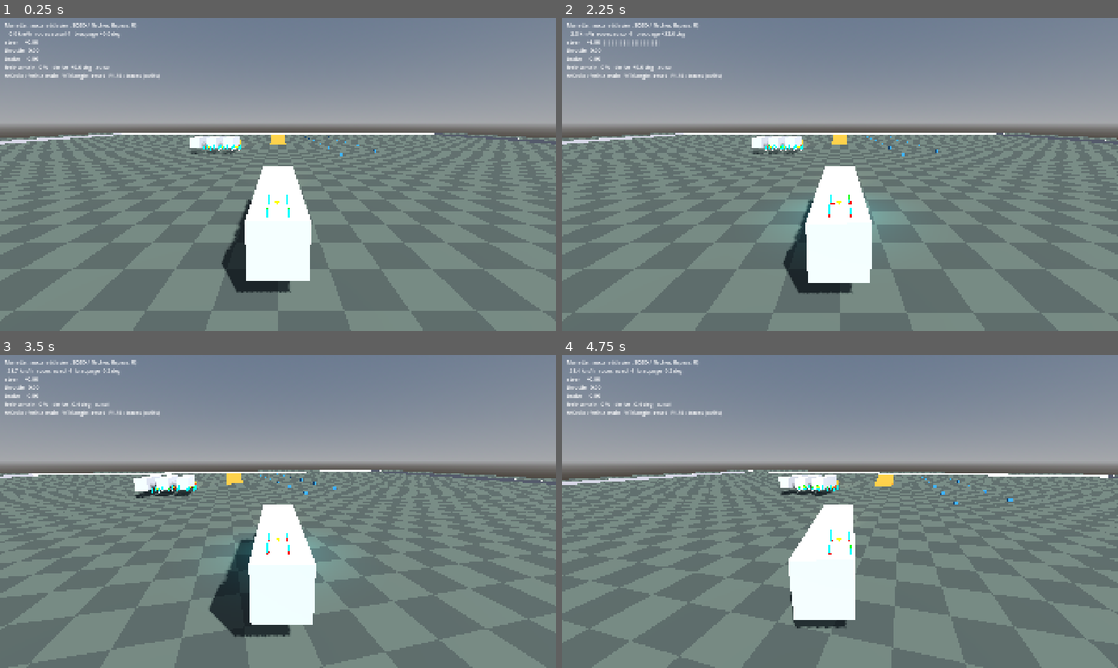
Above: before the commit, frames 1-4 (two rows, left to right).
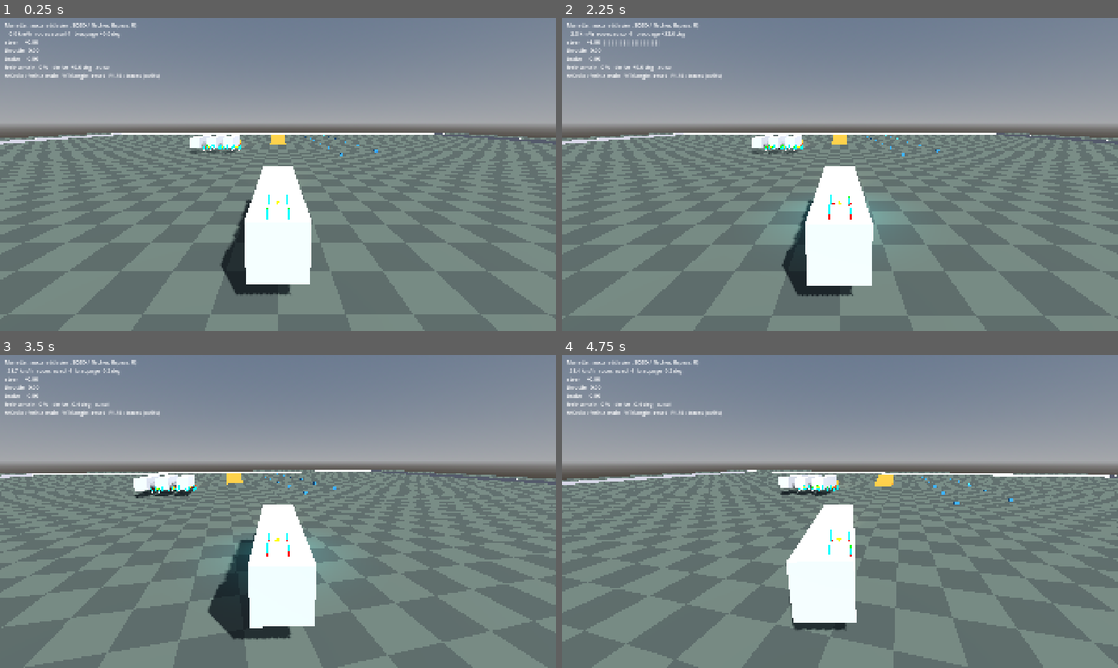
Above: after the commit, the same moments.

Repository: Shoz567/course-camions
Game: Godot game, scene res://dev/drive_sandbox.tscn
Same seed, same stepped clock (60 frames per second), same inputs: the game is played once before the commit and once after it. This scene is started directly instead of the project's main scene.
Inputs (mouse positions are in pixels of both pictures, inside the frame that each line leads up to):
- Up to frame 1 (0.25 s): no input
- Up to frame 2 (2.25 s): tap Enter (ui_accept) at 0.5, 0.77, 1.25, 2 s; move the mouse to (962, 158) at 0.52 s; hold D 0.53-1.25 s; tap Space at 0.6 s; click (962, 158) at 0.67 s; drag from (728, 190) to (812, 237) at 1.27 s; move the mouse to (895, 105) at 2.02 s; hold D from 2.03 s (still down); tap Shift at 2.1 s
- Up to frame 3 (3.5 s): release D at 2.75 s; drag from (250, 574) to (111, 464) at 2.77 s
- Up to frame 4 (4.75 s): move the mouse to (1006, 558) at 3.52 s; hold A 3.53-4.25 s; tap C at 3.6 s; tap Enter (ui_accept) at 3.77 s; drag from (673, 464) to (756, 433) at 4.27 s

The runs differ from the first frame. In frame 1, 4.8% of the frame differs, in the area x 0-100%, y 36-100%; in frame 2, 5.4%; in frame 3, 4.8%; in frame 4, 4.8%.

Commit message:
camera: empeche la camera de passer sous le sol en montee
Retour de l'utilisateur : dans la montee de Cyber City, la camera
traversait le sol. Deux causes, reproduites par camera_ground_test :
- le SpringArm3D ne verifiait le decor qu'au tick physique ; sur un ecran
  plus rapide que 60 Hz, la camera entrait dans le decor entre deux ticks
  (1,13 m a 240 Hz) ;
- le pivot, amorti en hauteur, trainait en montee rapide jusqu'a 0,43 m
  au-dessus du camion (11 m/s, 200cc sur la pente de 10 deg) : le bras
  partait du ras de la route.

Le bras lance sa sphere a chaque image (cast_motion) ; le pivot ne
descend plus sous focus_min_height (2,5 m) au-dessus du camion. Mesures :
camera a 0,59 m du mur a 240 Hz, pivot a 2,50 m.

Co-Authored-By: Claude Opus 5.5 <noreply@anthropic.com>
Claude-Session: https://claude.ai/code/session_01464bJtFfvEDsbYfkVf1tJ3

Diff:
--- a/game/gameplay/chase_camera.gd
+++ b/game/gameplay/chase_camera.gd
@@ -10,8 +10,15 @@
 ##   hauteur plus que le reste : le pompage de la suspension ne secoue pas
 ##   l'image. La camera ne roule ni ne tangue avec le camion.
 ## - Vise dans la direction de la vitesse en derapage, et legerement devant.
-## - Un SpringArm3D la raccourcit quand un mur s'interpose : elle ne passe jamais
-##   a travers la geometrie de la piste (couche 1 `world`).
+## - Le bras la raccourcit quand le decor s'interpose (sphere lancee du pivot
+##   vers la camera, couche 1 `world`) : elle ne passe jamais a travers la
+##   piste. Lance A CHAQUE IMAGE (2026-10-02) : un SpringArm3D ne verifie qu'au
+##   tick physique, et sur un ecran plus rapide que 60 Hz la camera entrait
+##   dans le decor entre deux ticks (1,1 m a 240 Hz, camera_ground_test).
+## - Le pivot, amorti en hauteur, ne descend jamais a moins de
+##   focus_min_height au-dessus du camion : en montee rapide (11 m/s en 200cc
+##   sur Cyber City), il trainait a 0,4 m du camion, au ras de la route, et le
+##   bras ne voyait plus le sol.
 ## - Champ de vision un peu plus large a haute vitesse.
 ## - Deux vues (toggle_view) : poursuite (3e personne) et cabine (1re personne,
 ##   oeil derriere le pare-brise, orientation legerement amortie).
@@ -23,6 +30,11 @@
 ## Recul depuis le tracteur : au-dela de la semi-remorque (arriere a 16,1 m).
 @export var distance: float = 28.0
 @export var focus_height: float = 4.8
+## Hauteur minimale du pivot au-dessus du camion, malgre l'amortissement.
+@export var focus_min_height: float = 2.5
+## Rayon de la sphere du bras et marge gardee devant le decor (m).
+@export var arm_radius: float = 0.3
+@export var arm_margin: float = 0.3
 ## Plongee de la camera (deg) : assez pour voir par-dessus l'aileron (5,6 m).
 @export var pitch_deg: float = 13.0
 ## Amortissements (1/s) : plus grand = plus raide.
@@ -50,7 +62,8 @@
 var view: View = View.CHASE
 var _cockpit_basis: Basis = Basis.IDENTITY
 
-var _arm: SpringArm3D
+var _arm: Node3D
+var _arm_query: PhysicsShapeQueryParameters3D
 var _camera: Camera3D
 var _focus: Vector3
 var _yaw: float = 0.0
@@ -65,18 +78,18 @@
 	# la camera se deplace dans _process : pas d'interpolation physique sur elle
 	physics_interpolation_mode = Node.PHYSICS_INTERPOLATION_MODE_OFF
 	top_level = true
-	_arm = SpringArm3D.new()
-	_arm.spring_length = distance
-	_arm.collision_mask = 1          # murs et chaussee ; jamais les camions
-	_arm.margin = 0.3
-	var sphere := SphereShape3D.new()
-	sphere.radius = 0.3
-	_arm.shape = sphere
+	_arm = Node3D.new()
 	_arm.rotation.x = -deg_to_rad(pitch_deg)
 	add_child(_arm)
+	var sphere := SphereShape3D.new()
+	sphere.radius = arm_radius
+	_arm_query = PhysicsShapeQueryParameters3D.new()
+	_arm_query.shape = sphere
+	_arm_query.collision_mask = 1    # murs et chaussee ; jamais les camions
 	_camera = Camera3D.new()
 	_camera.fov = fov_min
 	_camera.current = true
+	_camera.position = Vector3(0.0, 0.0, distance)
 	_arm.add_child(_camera)
 
 
@@ -97,7 +110,7 @@
 func set_view(v: View) -> void:
 	view = v
 	var chase := v == View.CHASE
-	_arm.spring_length = distance if chase else 0.0
+	_camera.position = Vector3(0.0, 0.0, distance if chase else 0.0)
 	_arm.rotation.x = -deg_to_rad(pitch_deg) if chase else 0.0
 	snap()
 
@@ -136,11 +149,25 @@
 		_focus.z = lerpf(_focus.z, focus.z, k)
 		_focus.y = lerpf(_focus.y, focus.y, kh)
 		_yaw = lerp_angle(_yaw, heading, 1.0 - exp(-yaw_damping * delta))
+	_focus.y = maxf(_focus.y, xf.origin.y + focus_min_height)
 
 	global_transform = Transform3D(Basis(Vector3.UP, _yaw), _focus)
+	_camera.position = Vector3(0.0, 0.0, _arm_length())
 	var speed_ratio := clampf(absf(forward_speed) * 3.6 / fov_speed_kmh, 0.0, 1.0)
 	var fov := lerpf(fov_min, fov_max, speed_ratio)
 	_camera.fov = lerpf(_camera.fov, fov, 1.0 - exp(-fov_damping * delta))
+
+
+## Longueur du bras a cette image : la sphere part du pivot vers la camera et
+## s'arrete au premier decor, moins arm_margin.
+func _arm_length() -> float:
+	var from := _arm.global_position
+	_arm_query.transform = Transform3D(Basis.IDENTITY, from)
+	_arm_query.motion = _arm.global_basis.z * distance
+	var hit := get_world_3d().direct_space_state.cast_motion(_arm_query)
+	if hit.is_empty():
+		return distance
+	return maxf(distance * hit[0] - arm_margin, 0.0)
 
 
 func _process_cockpit(xf: Transform3D, delta: float) -> void:
--- /dev/null
+++ b/game/tests/scenes/camera_ground_test.gd
@@ -0,0 +1,89 @@
+extends PhysicsTest
+
+## Camera de poursuite et decor (2026-10-02, « dans la montee de Cyber City la
+## camera peut passer a travers le sol »). Le camion est fige et deplace a la
+## main (rendu seulement : la camera ne touche pas a la physique), sans
+## interpolation physique.
+##   A. ecran plus rapide que la physique : 4 images par tick (240 Hz). Le
+##      camion recule de 0,5 m par image vers un mur haut ; la camera, derriere
+##      lui, s'en approche. Avant le 2026-10-02 le bras (SpringArm3D) ne
+##      verifiait le decor qu'au tick physique : entre deux ticks, la camera
+##      entrait dans le mur.
+##   B. montee rapide : le camion monte a 11 m/s (225 km/h sur la pente de 10
+##      deg de Cyber City). Le pivot suit la hauteur avec retard (anti-pompage) ;
+##      il ne doit jamais descendre a moins de 2,5 m au-dessus du camion, d'ou
+##      part le bras : un pivot au ras de la route ne voit plus le sol.
+## Criteres : A, la camera reste a plus de 0,2 m du mur a chaque image ;
+## B, pivot >= camion + 2,5 m a chaque image.
+
+const FRAMES_PER_TICK := 4
+const STEP_M := 0.5
+const WALL_Z := 30.0
+const CLIMB_MS := 11.0
+const MIN_FOCUS_ABOVE := 2.5
+
+var _a: Truck
+var _a_cam: ChaseCamera
+var _b: Truck
+var _b_cam: ChaseCamera
+var _a_worst := INF      # plus petite distance camera -> face du mur (m)
+var _b_worst := INF      # plus petite hauteur du pivot au-dessus du camion (m)
+
+
+func _test_setup() -> void:
+	duration_ticks = 150
+	add_floor(400.0)
+	_a = _frozen_truck(Vector3(0.0, 0.0, 0.0))
+	_a_cam = _camera_for(_a)
+	# mur haut derriere A (camera en +Z, le camion regarde -Z)
+	var wall := StaticBody3D.new()
+	wall.collision_layer = 1
+	var cs := CollisionShape3D.new()
+	var box := BoxShape3D.new()
+	box.size = Vector3(80.0, 60.0, 2.0)
+	cs.shape = box
+	wall.add_child(cs)
+	wall.position = Vector3(0.0, 30.0, WALL_Z + 1.0)
+	add_child(wall)
+	_b = _frozen_truck(Vector3(200.0, 0.0, 0.0))
+	_b_cam = _camera_for(_b)
+
+
+func _frozen_truck(p: Vector3) -> Truck:
+	var t := TruckTestUtil.spawn_truck(self, p)
+	t.freeze = true
+	t.physics_interpolation_mode = Node.PHYSICS_INTERPOLATION_MODE_OFF
+	return t
+
+
+func _camera_for(t: Truck) -> ChaseCamera:
+	var c := ChaseCamera.new()
+	c.target = t
+	add_child(c)
+	# images pilotees par le test seulement (FRAMES_PER_TICK par tick)
+	c.set_process(false)
+	return c
+
+
+func _test_tick(t: int) -> void:
+	if t < 5:
+		return
+	var dt := 1.0 / (Engine.physics_ticks_per_second * FRAMES_PER_TICK)
+	for k in FRAMES_PER_TICK:
+		# A : recule vers le mur tant que la remorque (arriere a 16,1 m) n'y est pas
+		if _a.global_position.z < 12.0:
+			_a.global_position += Vector3(0.0, 0.0, STEP_M)
+		_a_cam._process(dt)
+		var cam_a := _a_cam.get_camera().global_position
+		_a_worst = minf(_a_worst, WALL_Z - cam_a.z)
+		# B : monte
+		_b.global_position += Vector3(0.0, CLIMB_MS * dt, 0.0)
+		_b_cam._process(dt)
+		_b_worst = minf(_b_worst, _b_cam.global_position.y - _b.global_position.y)
+
+
+func _test_finish() -> void:
+	print("  INFO   A : camera au plus pres a %.2f m du mur ; B : pivot au plus bas a %.2f m au-dessus du camion"
+		% [_a_worst, _b_worst])
+	check_above("A 240 Hz : la camera reste hors du mur (m)", _a_worst, 0.2)
+	check_above("B montee rapide : pivot au-dessus du camion (m)", _b_worst, MIN_FOCUS_ABOVE - 0.01)
--- /dev/null
+++ b/game/tests/scenes/camera_ground_test.tscn
@@ -0,0 +1,6 @@
+[gd_scene load_steps=2 format=3]
+
+[ext_resource type="Script" path="res://tests/scenes/camera_ground_test.gd" id="1"]
+
+[node name="camera_ground_test" type="Node3D"]
+script = ExtResource("1")
Not shown, added: game/tests/scenes/camera_ground_test.gd.uid
